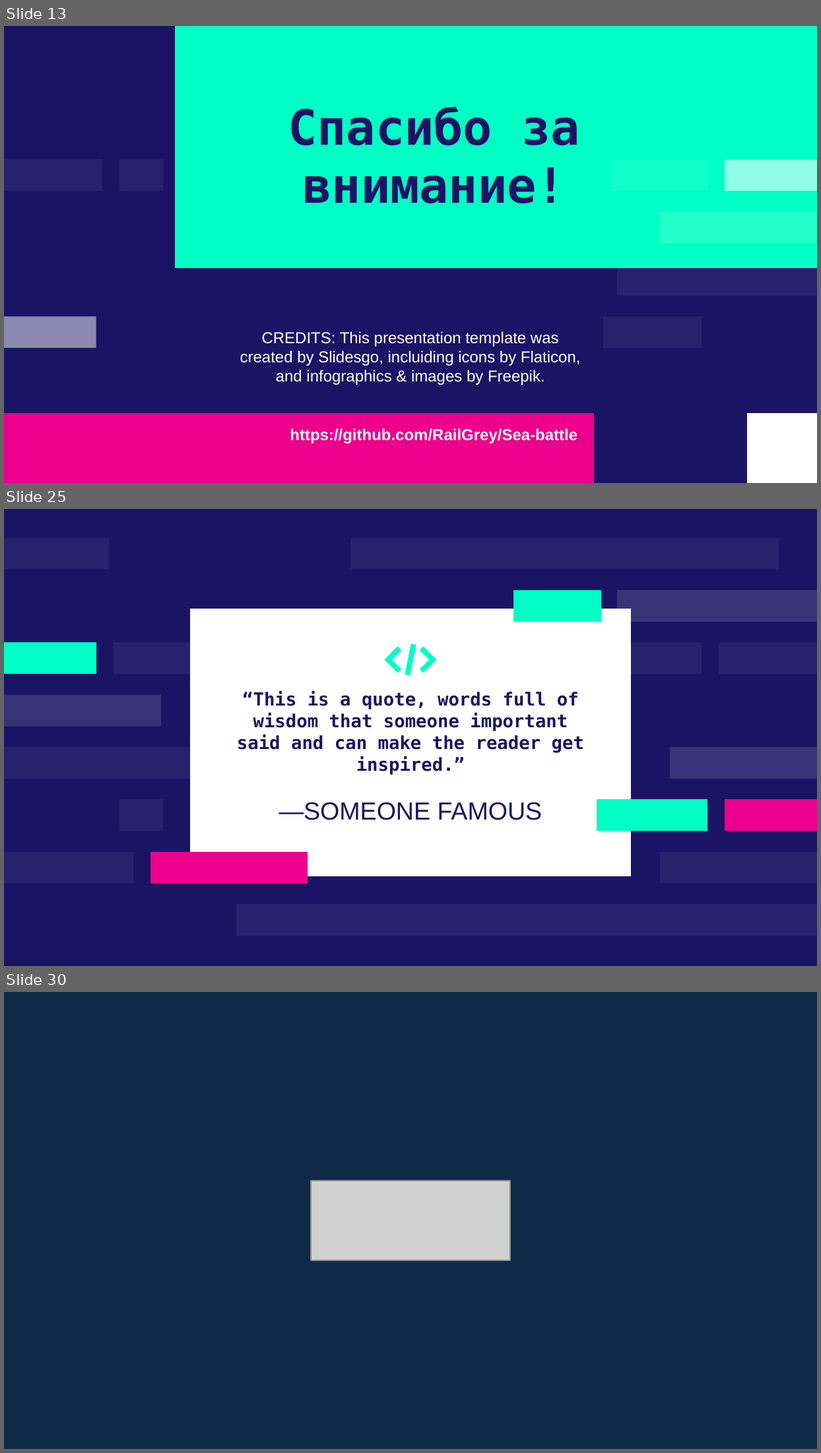
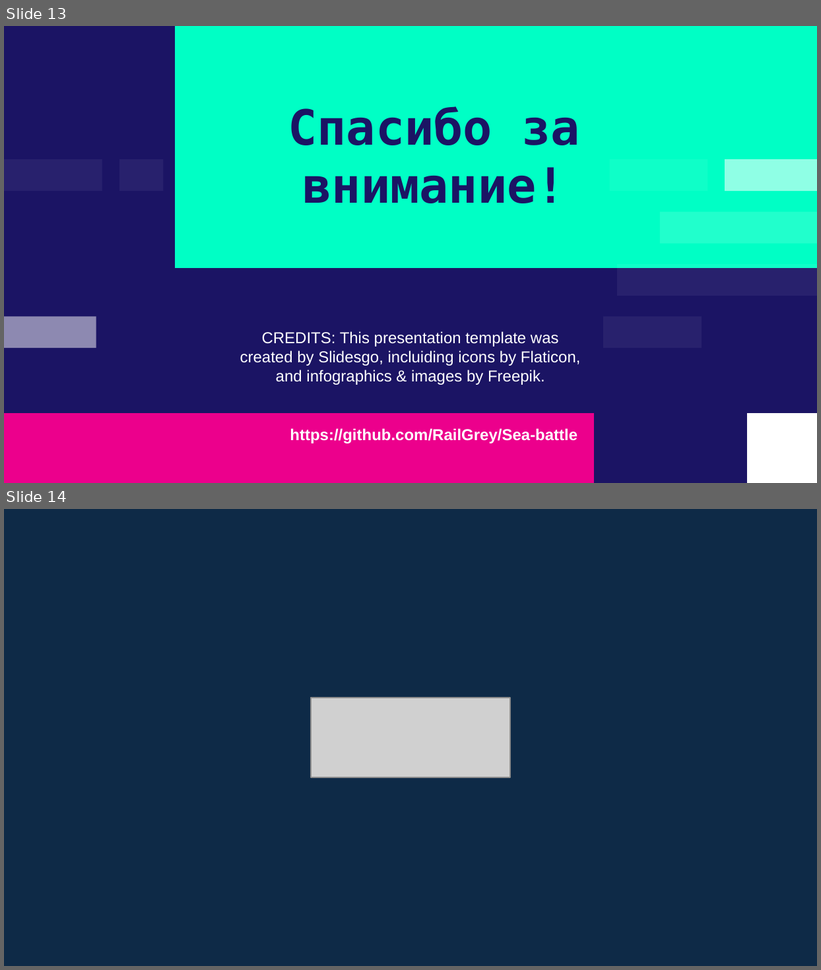
Before and after one commit to RailGrey/Sea-battle, a slide deck: Project.pptx. Shown one above the other, each under a label of ours: slides 13, 25 and 30 before the commit, slides 13 and 14 after it; the slides between them are not shown. The pictures are 821x1453 and 821x970 pixels, drawn with LibreOffice and Linux fonts; fonts in the diff are those of the drawing; grey boxes stand for pictures. Boxes give left, top, right and bottom in pixels: in the first picture for what was removed or moved away, otherwise in the second. Text is boxed around its words. In the diff, an @@ line names an element or a change of style, - is before the commit and + after.

```diff
--- a/Project.pptx
+++ b/Project.pptx
@@ slide 25 removed at (4, 509, 817, 966), background #1B1464 @@
@@ freeform shape removed at (4, 537, 109, 569) @@
@@ freeform shape removed at (350, 537, 779, 569) @@
@@ freeform shape removed at (514, 590, 602, 622) @@
@@ freeform shape removed at (617, 590, 817, 622) @@
@@ freeform shape removed at (190, 609, 631, 877) @@
@@ freeform shape removed at (4, 642, 96, 674) @@
@@ freeform shape removed at (113, 642, 211, 674) @@
@@ freeform shape removed at (385, 646, 401, 673) @@
@@ freeform shape removed at (405, 644, 416, 676) @@
@@ freeform shape removed at (420, 646, 436, 673) @@
@@ freeform shape removed at (491, 642, 702, 674) @@
@@ freeform shape removed at (719, 642, 817, 674) @@
@@ freeform shape removed at (4, 695, 161, 727) @@
@@ subtitle removed at (237, 691, 584, 775) @@
-“This is a quote, words full of wisdom that someone important said and can make the reader get inspired.”
@@ freeform shape removed at (4, 747, 204, 779) @@
@@ freeform shape removed at (670, 747, 817, 779) @@
@@ freeform shape removed at (120, 799, 163, 831) @@
@@ title removed at (279, 802, 543, 821) @@
-—SOMEONE FAMOUS
@@ freeform shape removed at (597, 799, 708, 831) @@
@@ freeform shape removed at (725, 799, 817, 831) @@
@@ freeform shape removed at (4, 852, 133, 884) @@
@@ freeform shape removed at (151, 852, 308, 884) @@
@@ freeform shape removed at (660, 852, 817, 884) @@
@@ freeform shape removed at (236, 904, 817, 936) @@
@@ what was slide 30 is now slide 14 @@
```
Also in this commit, not shown: 1 slide changed, 15 other slides removed.
